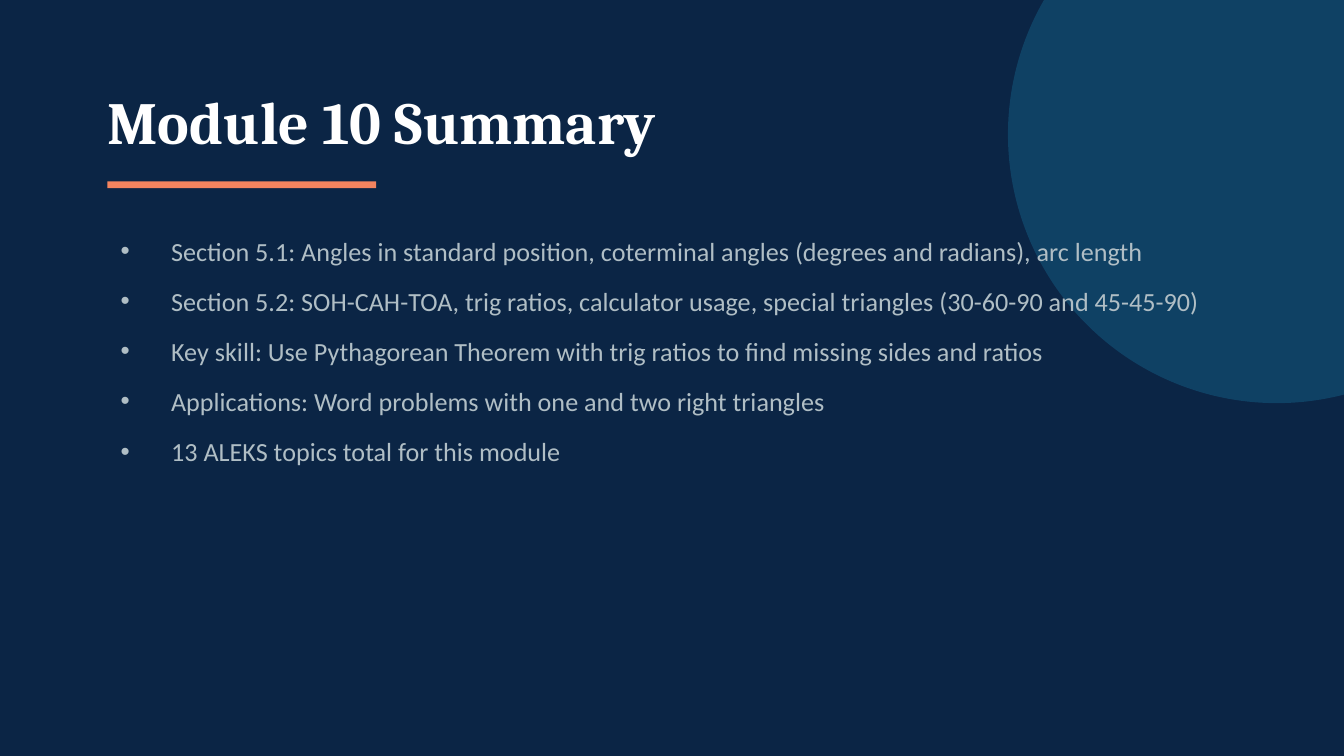
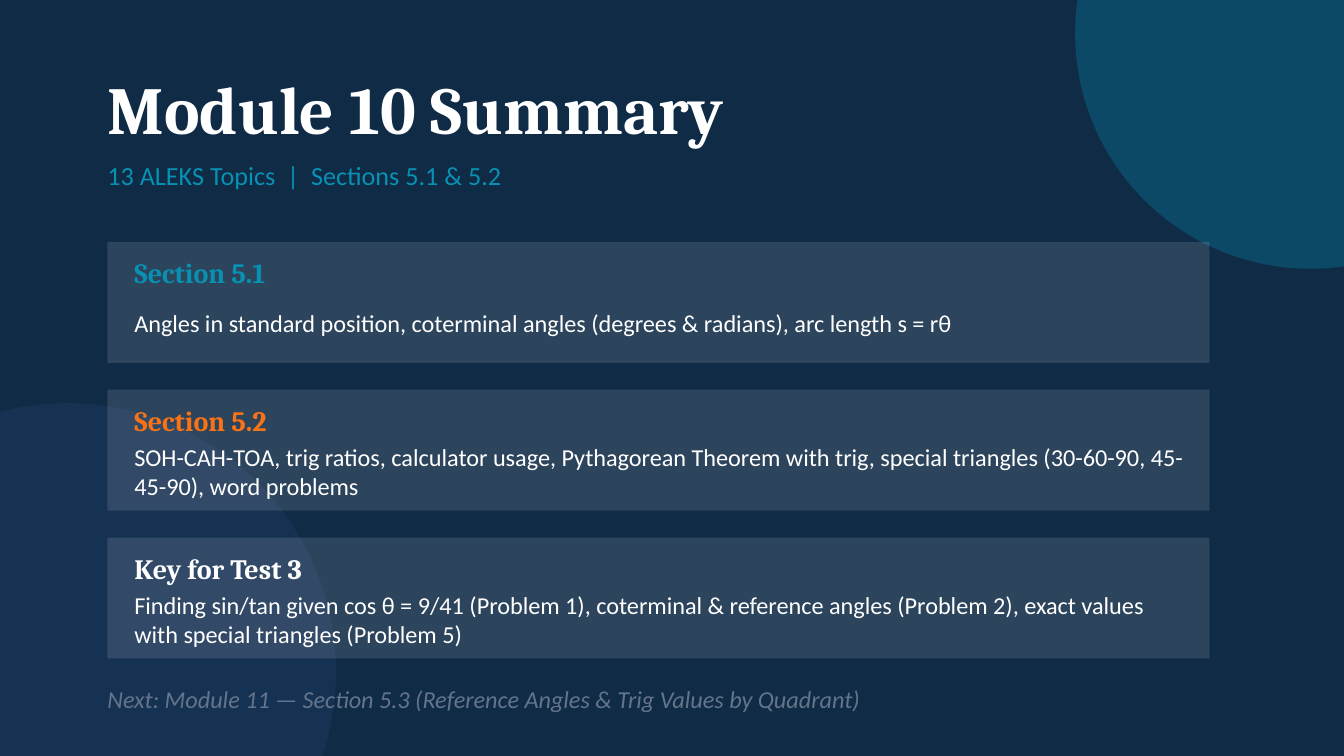
Before and after one commit to andrewhvolk/andrewhvolk.github.io, a slide deck: slide 26 of slides/Math130Unit3A.pptx. Drawn at 1344x756 pixels with LibreOffice and Linux fonts; fonts in the diff are those of the drawing. Boxes give left, top, right and bottom in pixels: in the first picture for what was removed or moved away, otherwise in the second. Text is boxed around its words. In the diff, an @@ line names an element or a change of style, - is before the commit and + after.

```diff
--- a/slides/Math130Unit3A.pptx
+++ b/slides/Math130Unit3A.pptx
@@ background #0B2545 to #0F2B46 @@
@@ ellipse added at [1075, 0, 1344, 269], fill #0891B2 at 30% opacity @@
@@ text "Module 10 Summary": place and size @@
-text "Module 10 Summary" at [107, 102, 656, 157]
+text "Module 10 Summary" at [107, 87, 724, 149]
@@ text "Module 10 Summary" at [107, 87, 724, 149]: size 32 to 36 pt @@
@@ text added at [107, 167, 501, 189], 14 pt, text #0891B2 @@
+13 ALEKS Topics | Sections 5.1 & 5.2
@@ rectangle removed at [108, 181, 376, 188] @@
@@ rectangle added at [108, 242, 1210, 363], fill #FFFFFF at 12% opacity @@
@@ text added at [134, 264, 265, 283], 15 pt, text #0891B2, bold @@
+Section 5.1
@@ text added at [134, 314, 951, 336], 13 pt, text #FFFFFF @@
+Angles in standard position, coterminal angles (degrees & radians), arc length s = rθ
@@ ellipse: place and size @@
-ellipse at [1008, 0, 1344, 403]
+ellipse at [0, 403, 336, 756]
@@ ellipse at [0, 403, 336, 756]: fill #13547A at 60% opacity to #1E3A5F at 50% opacity @@
@@ rectangle added at [108, 390, 1210, 511], fill #FFFFFF at 12% opacity @@
@@ text added at [134, 411, 266, 431], 15 pt, text #F97316, bold @@
+Section 5.2
@@ text at [134, 448, 1183, 499]: text changed; size 14 to 13 pt; text colour #B0BEC5 to #FFFFFF @@
-• Section 5.1: Angles in standard position, coterminal angles (degrees and radians), arc length
-• Section 5.2: SOH-CAH-TOA, trig ratios, calculator usage, special triangles (30-60-90 and 45-45-90)
-• Key skill: Use Pythagorean Theorem with trig ratios to find missing sides and ratios
-• Applications: Word problems with one and two right triangles
-• 13 ALEKS topics total for this module
+SOH-CAH-TOA, trig ratios, calculator usage, Pythagorean Theorem with trig, special triangles (30-60-90, 45-45-90), word problems
@@ text "SOH-CAH-TOA, trig ratios, calculator usage, ..." at [134, 448, 1183, 499]: vertical alignment top to middle @@
@@ rectangle added at [108, 538, 1210, 659], fill #FFFFFF at 12% opacity @@
@@ text added at [134, 559, 302, 585], 15 pt, text #FFFFFF, bold @@
+Key for Test 3
@@ text added at [134, 596, 1143, 647], 13 pt, text #FFFFFF @@
+Finding sin/tan given cos θ = 9/41 (Problem 1), coterminal & reference angles (Problem 2), exact values with special triangles (Problem 5)
@@ text added at [107, 690, 860, 712], 13 pt, text #64748B, italic @@
+Next: Module 11 — Section 5.3 (Reference Angles & Trig Values by Quadrant)
```
Also in this commit, not shown: 22 other slides changed, 3 slides added, 3 slides removed, 8 other files.
